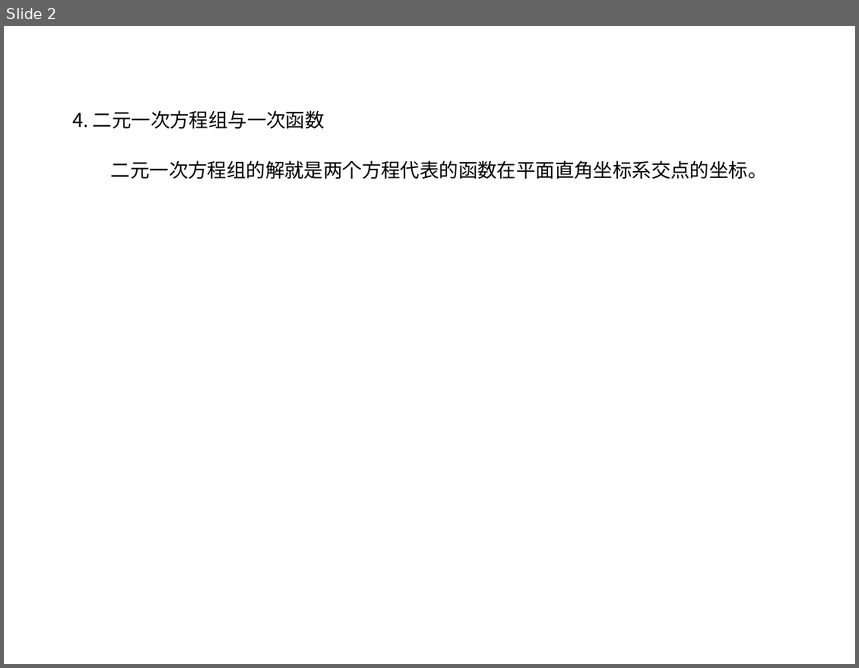
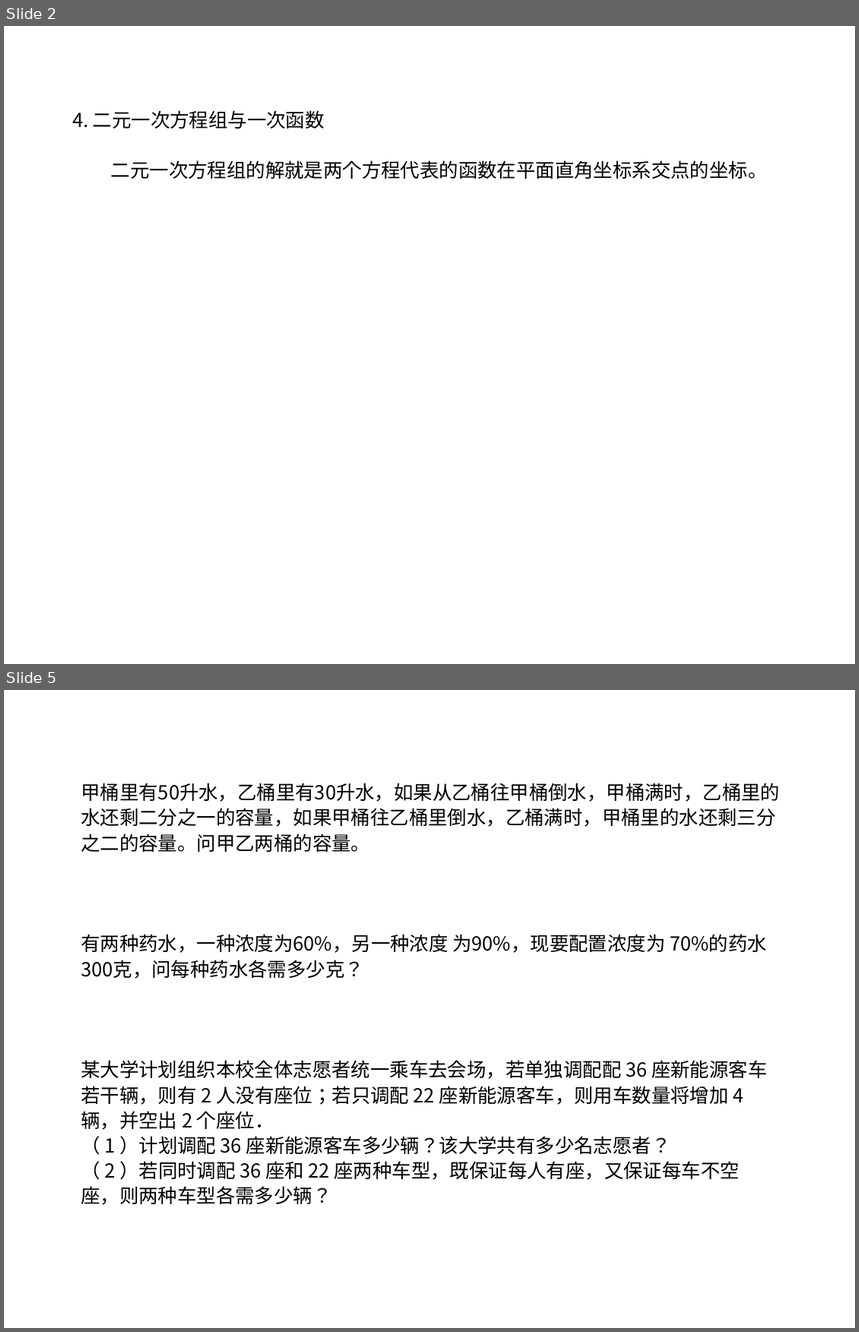
Before and after one commit to ericzhang/english-math, a slide deck: math/grade-7-下/7下数学人教版-unit-8-二元一次方程组.ppt. Shown one above the other, each under a label of ours: slide 2 before the commit, slides 2 and 5 after it; the slides between them are not shown. The pictures are 859x668 and 859x1332 pixels, drawn with LibreOffice and Linux fonts; fonts in the diff are those of the drawing. Boxes give left, top, right and bottom in pixels: in the first picture for what was removed or moved away, otherwise in the second. Text is boxed around its words. In the diff, an @@ line names an element or a change of style, - is before the commit and + after.

```diff
--- a/math/grade-7-下/7下数学人教版-unit-8-二元一次方程组.ppt
+++ b/math/grade-7-下/7下数学人教版-unit-8-二元一次方程组.ppt
@@ slide 5 added at box(4, 690, 855, 1328), background #FFFFFF @@
@@ text added at box(81, 783, 780, 1205), 18 pt, text #000000 @@
+甲桶里有50升水，乙桶里有30升水，如果从乙桶往甲桶倒水，甲桶满时，乙桶里的水还剩二分之一的容量，如果甲桶往乙桶里倒水，乙桶满时，甲桶里的水还剩三分之二的容量。问甲乙两桶的容量。
+有两种药水，一种浓度为60%，另一种浓度 为90%，现要配置浓度为 70%的药水300克，问每种药水各需多少克？
+某大学计划组织本校全体志愿者统一乘车去会场，若单独调配配 36 座新能源客车
+若干辆，则有 2 人没有座位；若只调配 22 座新能源客车，则用车数量将增加 4
+辆，并空出 2 个座位．
+（ 1 ）计划调配 36 座新能源客车多少辆？该大学共有多少名志愿者？
+（ 2 ）若同时调配 36 座和 22 座两种车型，既保证每人有座，又保证每车不空
+座，则两种车型各需多少辆？
```
Also in this commit, not shown: 1 slide changed, 6 other slides added, 34 other files.
